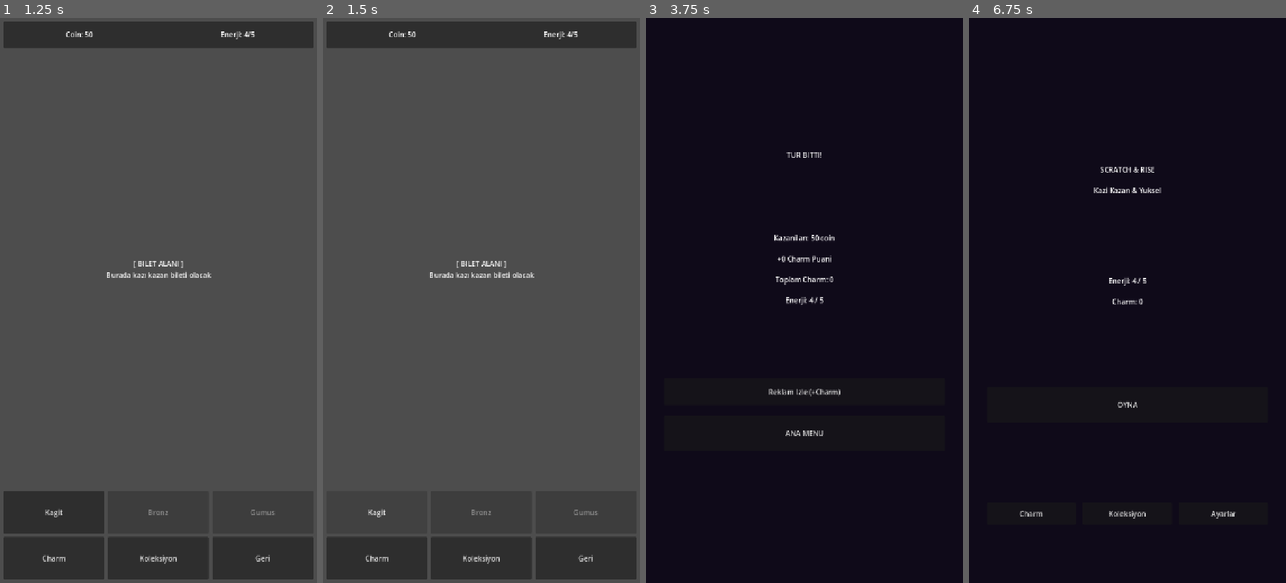
Above: before the commit, frames 1-4 (left to right).
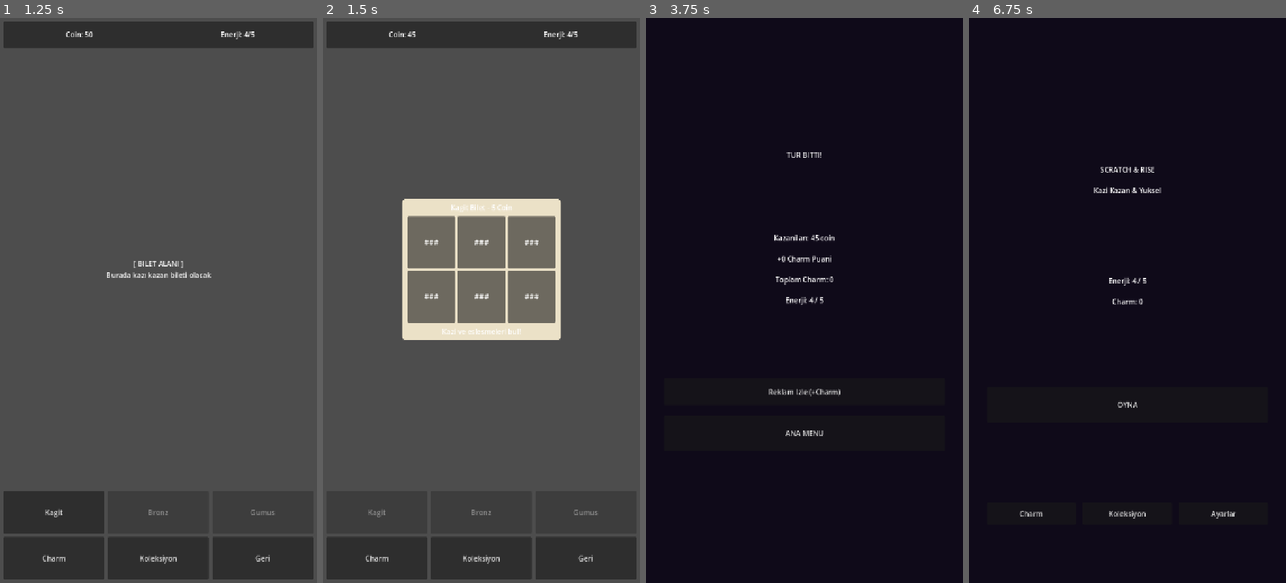
Above: after the commit, the same moments.

Repository: BYGGOLDENSTONE/scratch-and-rise-mobile
Game: Godot game, scene res://scenes/screens/MainMenu.tscn
The game is run twice, just before and just after one commit, with the same random seed, the same clock (stepped at 60 frames per second) and the same inputs.
Inputs:
- Up to frame 1 (1.25 s): click "OYNA" at 0.5 s
- Up to frame 2 (1.5 s): click "Kagit" at 1.25 s
- Up to frame 3 (3.75 s): click "Charm" at 2 s; click "Koleksiyon" at 2.75 s; click "Geri" at 3.5 s
- Up to frame 4 (6.75 s): click "Reklam Izle (+Charm)" at 4.25 s; click "Reklam Izle (+Charm)" at 5 s; click "Reklam Izle (+Charm)" at 5.75 s; click "ANA MENU" at 6.5 s

Frame 1 is identical in both runs. In frame 2, 13% of the frame differs, in the area x 14-76%, y 2-89%; in frame 3, less than 0.1%; in frame 4, nothing differs.

Commit message:
[M2] Bilet & Kazima: bilet sahnesi, dokunma ile kazima, sembol atama, bilet tamamlanma
Co-Authored-By: Claude Opus 4.6 <noreply@anthropic.com>

Diff:
--- a/scenes/main/Main.tscn
+++ b/scenes/main/Main.tscn
@@ -52,6 +52,7 @@
 vertical_alignment = 1
 
 [node name="TicketArea" type="CenterContainer" parent="UILayer/UIRoot/VBox"]
+unique_name_in_owner = true
 layout_mode = 2
 size_flags_vertical = 3
 
@@ -75,6 +76,7 @@
 alignment = 1
 
 [node name="Btn1" type="Button" parent="UILayer/UIRoot/VBox/BottomPanel/BiletSecimi"]
+unique_name_in_owner = true
 layout_mode = 2
 size_flags_horizontal = 3
 text = "Kagit"
--- /dev/null
+++ b/scenes/ticket/ScratchArea.tscn
@@ -0,0 +1,44 @@
+[gd_scene load_steps=2 format=3]
+
+[ext_resource type="Script" path="res://scripts/ticket/scratch_area.gd" id="1_scratch"]
+
+[node name="ScratchArea" type="Control"]
+custom_minimum_size = Vector2(100, 80)
+layout_mode = 2
+size_flags_horizontal = 3
+size_flags_vertical = 3
+script = ExtResource("1_scratch")
+
+[node name="SymbolPanel" type="Panel" parent="."]
+visible = false
+layout_mode = 1
+anchors_preset = 15
+anchor_right = 1.0
+anchor_bottom = 1.0
+mouse_filter = 2
+
+[node name="SymbolLabel" type="Label" parent="SymbolPanel"]
+layout_mode = 1
+anchors_preset = 15
+anchor_right = 1.0
+anchor_bottom = 1.0
+horizontal_alignment = 1
+vertical_alignment = 1
+mouse_filter = 2
+
+[node name="CoverPanel" type="Panel" parent="."]
+layout_mode = 1
+anchors_preset = 15
+anchor_right = 1.0
+anchor_bottom = 1.0
+mouse_filter = 2
+
+[node name="CoverLabel" type="Label" parent="CoverPanel"]
+layout_mode = 1
+anchors_preset = 15
+anchor_right = 1.0
+anchor_bottom = 1.0
+text = "###"
+horizontal_alignment = 1
+vertical_alignment = 1
+mouse_filter = 2
--- /dev/null
+++ b/scenes/ticket/Ticket.tscn
@@ -0,0 +1,51 @@
+[gd_scene load_steps=3 format=3]
+
+[ext_resource type="Script" path="res://scripts/ticket/ticket.gd" id="1_ticket"]
+
+[sub_resource type="StyleBoxFlat" id="StyleBoxFlat_ticket"]
+bg_color = Color(0.92, 0.88, 0.78, 1)
+corner_radius_top_left = 8
+corner_radius_top_right = 8
+corner_radius_bottom_left = 8
+corner_radius_bottom_right = 8
+content_margin_left = 12.0
+content_margin_top = 8.0
+content_margin_right = 12.0
+content_margin_bottom = 8.0
+
+[node name="Ticket" type="PanelContainer"]
+custom_minimum_size = Vector2(360, 320)
+size_flags_horizontal = 4
+size_flags_vertical = 4
+theme_override_styles/panel = SubResource("StyleBoxFlat_ticket")
+script = ExtResource("1_ticket")
+
+[node name="VBox" type="VBoxContainer" parent="."]
+layout_mode = 2
+theme_override_constants/separation = 8
+
+[node name="TicketHeader" type="Label" parent="VBox"]
+layout_mode = 2
+text = "Kagit Bilet - 5 Coin"
+horizontal_alignment = 1
+vertical_alignment = 1
+
+[node name="GridContainer" type="GridContainer" parent="VBox"]
+layout_mode = 2
+size_flags_vertical = 3
+columns = 3
+theme_override_constants/h_separation = 6
+theme_override_constants/v_separation = 6
+
+[node name="TicketFooter" type="Label" parent="VBox"]
+layout_mode = 2
+text = "Kazi ve eslesmeleri bul!"
+horizontal_alignment = 1
+vertical_alignment = 1
+
+[node name="StatusLabel" type="Label" parent="VBox"]
+visible = false
+layout_mode = 2
+text = "Tamamlandi!"
+horizontal_alignment = 1
+vertical_alignment = 1
--- a/scripts/main/main.gd
+++ b/scripts/main/main.gd
@@ -1,18 +1,26 @@
 extends Node2D
 
 ## Ana oyun sahnesi. Portrait layout.
-## Bilet alanı, üst bar, alt panel.
+## Bilet alani, ust bar, alt panel.
+
+const TicketScene := preload("res://scenes/ticket/Ticket.tscn")
 
 @onready var coin_label: Label = %CoinLabel
 @onready var energy_label: Label = %EnergyLabel
+@onready var ticket_area: CenterContainer = %TicketArea
 @onready var ticket_placeholder: Label = %TicketPlaceholder
+@onready var kagit_btn: Button = %Btn1
+
+var current_ticket: PanelContainer = null
 
 
 func _ready() -> void:
 	GameState.coins_changed.connect(_on_coins_changed)
 	GameState.energy_changed.connect(_on_energy_changed)
 	GameState.round_ended.connect(_on_round_ended)
+	kagit_btn.pressed.connect(_on_kagit_pressed)
 	_update_ui()
+	_update_ticket_buttons()
 	print("[Main] Game screen ready")
 
 
@@ -23,6 +31,7 @@
 
 func _on_coins_changed(_new_amount: int) -> void:
 	coin_label.text = "Coin: %s" % GameState.format_number(GameState.coins)
+	_update_ticket_buttons()
 
 
 func _on_energy_changed(_new_amount: int) -> void:
@@ -30,7 +39,6 @@
 
 
 func _on_round_ended(_total_earned: int) -> void:
-	# Tur bitti ekranına geç
 	SaveManager.save_game()
 	get_tree().change_scene_to_file("res://scenes/screens/RoundEnd.tscn")
 
@@ -40,3 +48,48 @@
 		GameState.end_round()
 	else:
 		get_tree().change_scene_to_file("res://scenes/screens/MainMenu.tscn")
+
+
+func _on_kagit_pressed() -> void:
+	if current_ticket != null:
+		return
+	var price: int = TicketData.TICKET_CONFIGS["paper"]["price"]
+	if not GameState.spend_coins(price):
+		print("[Main] Coin yetersiz!")
+		return
+
+	# Placeholder'i gizle, bilet olustur
+	ticket_placeholder.visible = false
+	current_ticket = TicketScene.instantiate()
+	ticket_area.add_child(current_ticket)
+	current_ticket.setup("paper")
+	current_ticket.ticket_completed.connect(_on_ticket_completed)
+	_update_ticket_buttons()
+	print("[Main] Bilet satin alindi, kalan coin: ", GameState.coins)
+
+
+func _on_ticket_completed(symbols: Array) -> void:
+	print("[Main] Bilet tamamlandi! Semboller: ", symbols)
+	# TODO: M3'te eslesme kontrolu burada yapilacak
+	# 1.5 saniye bekle, sonra bileti kaldir
+	await get_tree().create_timer(1.5).timeout
+	_remove_current_ticket()
+
+
+func _remove_current_ticket() -> void:
+	if current_ticket != null:
+		current_ticket.queue_free()
+		current_ticket = null
+	ticket_placeholder.visible = true
+	_update_ticket_buttons()
+
+	# Coin yetersizse turu otomatik bitir
+	var cheapest_price: int = TicketData.TICKET_CONFIGS["paper"]["price"]
+	if GameState.coins < cheapest_price and GameState.in_round:
+		print("[Main] Coin bitti, tur otomatik bitiyor!")
+		GameState.end_round()
+
+
+func _update_ticket_buttons() -> void:
+	var price: int = TicketData.TICKET_CONFIGS["paper"]["price"]
+	kagit_btn.disabled = (current_ticket != null) or (GameState.coins < price)
--- /dev/null
+++ b/scripts/ticket/scratch_area.gd
@@ -0,0 +1,80 @@
+extends Control
+
+## Tek kazima alani. Dokunmayla kapak acilir, sembol belirir.
+
+signal area_scratched(area_index: int)
+
+var area_index: int = -1
+var symbol_type: String = ""
+var is_scratched: bool = false
+
+@onready var cover_panel: Panel = $CoverPanel
+@onready var cover_label: Label = $CoverPanel/CoverLabel
+@onready var symbol_panel: Panel = $SymbolPanel
+@onready var symbol_label: Label = $SymbolPanel/SymbolLabel
+
+
+func setup(idx: int, symbol: String) -> void:
+	area_index = idx
+	symbol_type = symbol
+	is_scratched = false
+
+	# Sembol bilgilerini ayarla
+	symbol_label.text = TicketData.get_display_name(symbol)
+	var color: Color = TicketData.get_color(symbol)
+
+	# Sembol panelini renklendir
+	var style := StyleBoxFlat.new()
+	style.bg_color = color
+	style.corner_radius_top_left = 4
+	style.corner_radius_top_right = 4
+	style.corner_radius_bottom_left = 4
+	style.corner_radius_bottom_right = 4
+	symbol_panel.add_theme_stylebox_override("panel", style)
+
+	# Baslangic durumu: kapak gorunur, sembol gizli
+	cover_panel.visible = true
+	cover_panel.modulate.a = 1.0
+	symbol_panel.visible = false
+	symbol_panel.modulate.a = 0.0
+	symbol_panel.scale = Vector2(0.5, 0.5)
+
+
+func _gui_input(event: InputEvent) -> void:
+	if is_scratched:
+		return
+
+	var should_scratch := false
+
+	if event is InputEventMouseButton:
+		if event.pressed and event.button_index == MOUSE_BUTTON_LEFT:
+			should_scratch = true
+	elif event is InputEventScreenTouch:
+		if event.pressed:
+			should_scratch = true
+
+	if should_scratch:
+		scratch()
+		accept_event()
+
+
+func scratch() -> void:
+	if is_scratched:
+		return
+	is_scratched = true
+
+	# Sembol panelini gorunur yap
+	symbol_panel.visible = true
+	symbol_panel.pivot_offset = symbol_panel.size / 2.0
+
+	# Kapak kaybolma animasyonu
+	var tween := create_tween()
+	tween.set_parallel(true)
+	tween.tween_property(cover_panel, "modulate:a", 0.0, 0.2)
+	tween.tween_property(symbol_panel, "modulate:a", 1.0, 0.3)
+	tween.tween_property(symbol_panel, "scale", Vector2.ONE, 0.3).set_trans(Tween.TRANS_BACK).set_ease(Tween.EASE_OUT)
+
+	tween.chain().tween_callback(func():
+		cover_panel.visible = false
+		area_scratched.emit(area_index)
+	)
--- /dev/null
+++ b/scripts/ticket/ticket.gd
@@ -0,0 +1,65 @@
+extends PanelContainer
+
+## Bilet kontrolcusu. ScratchArea ornekleri olusturur, tamamlanmayi takip eder.
+
+signal ticket_completed(symbols: Array)
+
+const ScratchAreaScene := preload("res://scenes/ticket/ScratchArea.tscn")
+
+var ticket_type: String = "paper"
+var symbols: Array = []
+var scratched_count: int = 0
+var total_areas: int = 0
+var is_complete: bool = false
+
+@onready var ticket_header: Label = $VBox/TicketHeader
+@onready var grid: GridContainer = $VBox/GridContainer
+@onready var ticket_footer: Label = $VBox/TicketFooter
+@onready var status_label: Label = $VBox/StatusLabel
+
+
+func setup(type: String) -> void:
+	ticket_type = type
+	var config: Dictionary = TicketData.TICKET_CONFIGS.get(type, TicketData.TICKET_CONFIGS["paper"])
+
+	# Header
+	ticket_header.text = "%s - %d Coin" % [config["name"], config["price"]]
+
+	# Grid ayarlari
+	grid.columns = config["columns"]
+	total_areas = config["area_count"]
+	scratched_count = 0
+	is_complete = false
+
+	# Semboller
+	symbols = TicketData.get_random_symbols(type)
+
+	# ScratchArea'lari olustur
+	for i in total_areas:
+		var area: Control = ScratchAreaScene.instantiate()
+		grid.add_child(area)
+		area.setup(i, symbols[i])
+		area.area_scratched.connect(_on_area_scratched)
+
+	# Footer & status
+	ticket_footer.text = "Kazi ve eslesmeleri bul!"
+	status_label.visible = false
+
+	print("[Ticket] %s olusturuldu, %d alan" % [config["name"], total_areas])
+
+
+func _on_area_scratched(_area_index: int) -> void:
+	scratched_count += 1
+	if scratched_count >= total_areas:
+		_complete()
+
+
+func _complete() -> void:
+	if is_complete:
+		return
+	is_complete = true
+	status_label.text = "Tamamlandi!"
+	status_label.visible = true
+	ticket_footer.visible = false
+	ticket_completed.emit(symbols)
+	print("[Ticket] Tamamlandi! Semboller: ", symbols)
--- /dev/null
+++ b/scripts/ticket/ticket_data.gd
@@ -0,0 +1,46 @@
+class_name TicketData
+extends RefCounted
+
+## Bilet turleri, sembol tanimlari, rastgele sembol uretimi.
+
+const SYMBOL_NAMES := {
+	"cherry": "Kiraz",
+	"lemon": "Limon",
+	"grape": "Uzum",
+}
+
+const SYMBOL_COLORS := {
+	"cherry": Color(0.9, 0.15, 0.2),
+	"lemon": Color(0.95, 0.85, 0.1),
+	"grape": Color(0.55, 0.2, 0.75),
+}
+
+## Her bilet turu icin config: isim, fiyat, alan sayisi, kolon, sembol havuzu
+const TICKET_CONFIGS := {
+	"paper": {
+		"name": "Kagit Bilet",
+		"price": 5,
+		"area_count": 6,
+		"columns": 3,
+		"symbol_pool": ["cherry", "lemon", "grape"],
+	},
+}
+
+
+## Rastgele sembol dizisi dondurur
+static func get_random_symbols(type: String) -> Array:
+	var config: Dictionary = TICKET_CONFIGS.get(type, TICKET_CONFIGS["paper"])
+	var pool: Array = config["symbol_pool"]
+	var count: int = config["area_count"]
+	var symbols: Array = []
+	for i in count:
+		symbols.append(pool[randi() % pool.size()])
+	return symbols
+
+
+static func get_display_name(symbol_id: String) -> String:
+	return SYMBOL_NAMES.get(symbol_id, symbol_id)
+
+
+static func get_color(symbol_id: String) -> Color:
+	return SYMBOL_COLORS.get(symbol_id, Color.WHITE)
Not shown, added: scripts/autoload/ad_manager.gd.uid
Not shown, added: scripts/autoload/game_state.gd.uid
Not shown, added: scripts/autoload/save_manager.gd.uid
Not shown, added: scripts/main/main.gd.uid
Not shown, added: scripts/screens/main_menu.gd.uid
Not shown, added: scripts/screens/round_end.gd.uid
Not shown, added: scripts/ticket/scratch_area.gd.uid
Not shown, added: scripts/ticket/ticket.gd.uid
Not shown, added: scripts/ticket/ticket_data.gd.uid
Not shown, changed: CLAUDE.md
